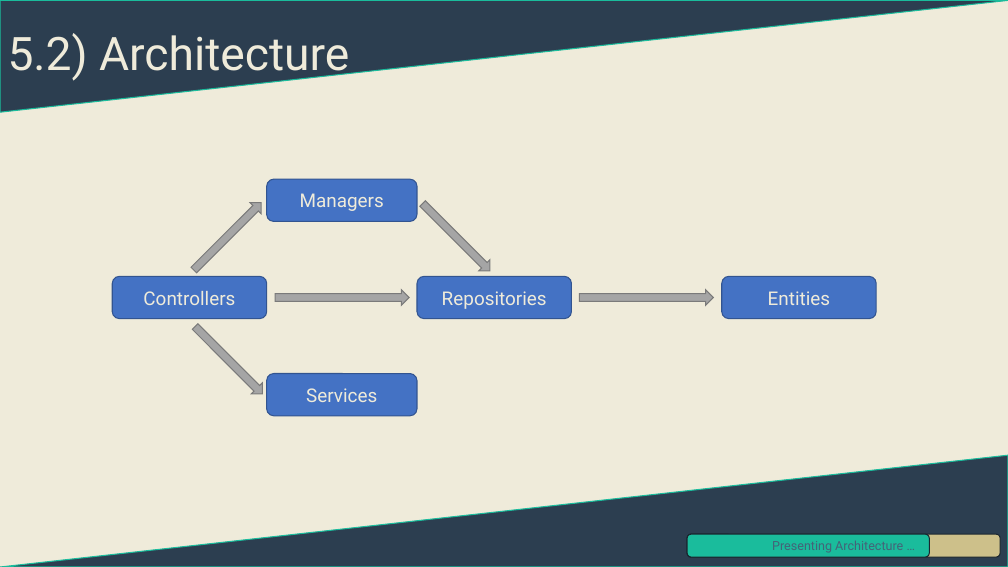
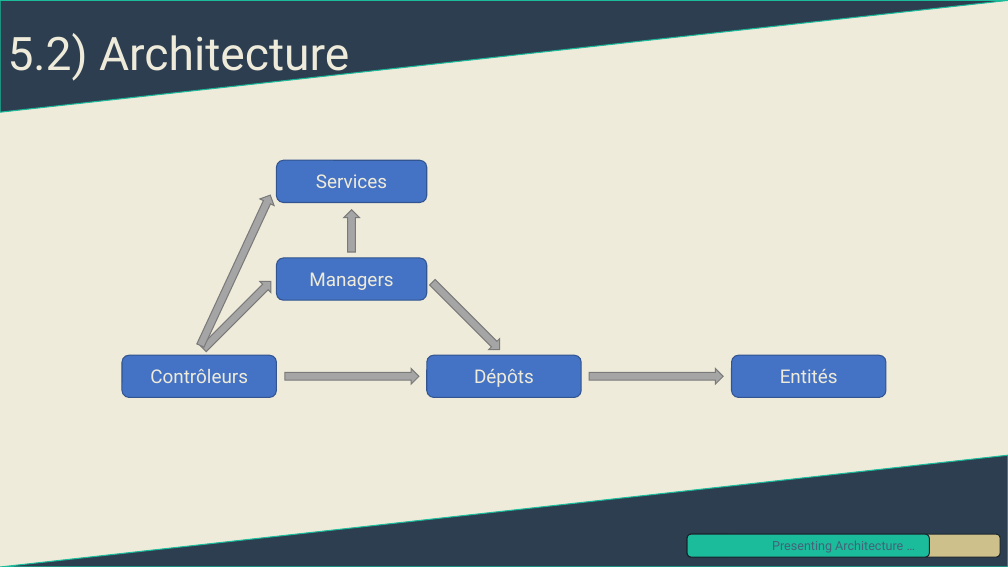
Before and after one commit to Xwyk/SnowTricks, a slide deck: slide 16 of Présentation du site Snowtricks.pptm. Drawn at 1008x567 pixels with LibreOffice and Linux fonts; fonts in the diff are those of the drawing. Boxes give left, top, right and bottom in pixels: in the first picture for what was removed or moved away, otherwise in the second. Text is boxed around its words. In the diff, an @@ line names an element or a change of style, - is before the commit and + after.

```diff
--- a/Présentation du site Snowtricks.pptm
+++ b/Présentation du site Snowtricks.pptm
@@ rounded rectangle "Services" moved from (x1=267, y1=374, x2=417, y2=416) to (x1=277, y1=160, x2=427, y2=203) @@
@@ right arrow at (x1=193, y1=192, x2=278, y2=349): rotation 45 to 294 degrees @@
@@ right arrow added at (x1=344, y1=210, x2=360, y2=252), fill #A5A5A5, outline #7A7A7A 1 pt @@
@@ 4 rounded rectangles, 4 right arrows moved together from (x1=112, y1=179, x2=876, y2=319) to (x1=122, y1=258, x2=886, y2=398) @@
@@ text in rounded rectangle at (x1=150, y1=369, x2=248, y2=383): text changed @@
-Controllers
+Contrôleurs
@@ text in rounded rectangle at (x1=474, y1=369, x2=534, y2=387): text changed @@
-Repositories
+Dépôts
@@ text in rounded rectangle at (x1=780, y1=369, x2=838, y2=383): text changed @@
-Entities
+Entités
```
Also in this commit, not shown: 5 other files.
